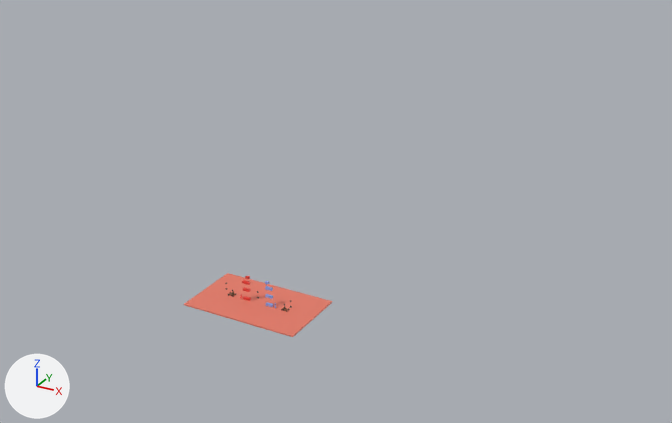
Before and after pictures for a commit that changed the Blender file blender/level2.blend.
Rendered twice from a 50 mm lens placed at (363.0, -534.0, 360.0), pointed at (-13.0, 151.0, 17.0). Lighting does not change. The marker at lower left points along +X, +Y and +Z. The older version comes first. Objects named as collision shapes, trigger or cutter boxes, shadow casters or lower levels of detail are left out.

Names of what the first picture shows: 'Plane-ColVis'.
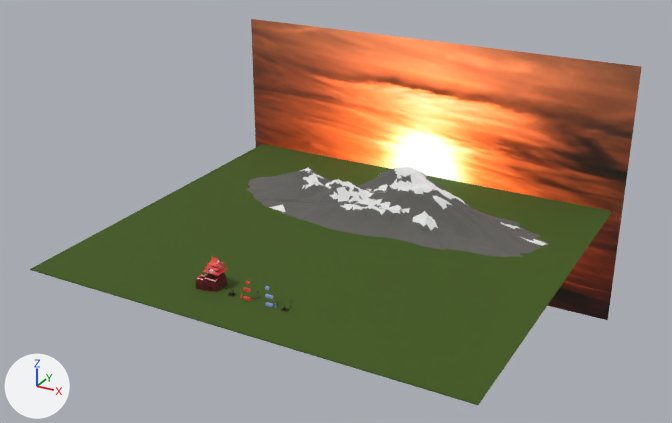
Boxes [x1, y1, x2, y2] around the edits, measured in the pictures (672 x 423 px):
'Plane-ColVis', recoloured, moved, rescaled (red to dark green, 291% wider, 303% taller)
    before: [184, 273, 332, 337]
    after: [30, 144, 612, 405]
'bg', added (orange)
    after: [251, 19, 642, 320]
'Mountain_A_0', added
    after: [246, 168, 548, 257]
'Mountain_B_0', added
    after: [269, 167, 546, 246]
'Object_4', added (dark red)
    after: [196, 272, 228, 292]
'Object_8', added
    after: [203, 256, 228, 275]
'Object_5', added
    after: [197, 259, 222, 282]

Edits to the bpy script that builds the scene:
```text
Change mat_groundcolour:
    mat_groundcolour.base_color: (0.8, 0.198, 0.137) -> (0.0511, 0.0994, 0.00799)  # red #e77b67 -> dark green #405916
Add mat_main_castle_walls:
    mat_main_castle_walls = bpy.data.materials.new('MAIN_CASTLE_WALLS')
    # uses the picture img_image_1_001
Add mat_bg:
    mat_bg = bpy.data.materials.new('bg')
    # uses the picture img_bg_jpg
Change ob_plane_colvis:
    ob_plane_colvis.location: (0.0, 0.0, 0.0) -> (0.0, 155.8, 0.0)
    ob_plane_colvis.scale: (1.0, 2.0, 1.0) -> (4.0, 13.3, 1.0)
Add ob_object_8:
    ob_object_8 = bpy.data.objects.new('Object_8', me_object_4)  # 1141 vertices, 646 faces; spans x -7.4..10.6, y -8.1..10.0, z 6.8..25.6; in mat_left_block (red #e74037)
    ob_object_8.parent = ob_castle_0
    ob_object_8.location = (-51.7, 0.0, 4.948)
Add ob_castle_0:
    ob_castle_0 = bpy.data.objects.new('CASTLE_0', None)
    ob_castle_0.parent = ob_gltf_scenerootnode
    ob_castle_0.location = (-51.7, 0.0, 4.948)
Add ob_gltf_scenerootnode:
    ob_gltf_scenerootnode = bpy.data.objects.new('GLTF_SceneRootNode', None)
    ob_gltf_scenerootnode.parent = ob_root
    ob_gltf_scenerootnode.location = (-51.7, 0.0, 4.948)
Add ob_root:
    ob_root = bpy.data.objects.new('root', None)
    ob_root.parent = ob_japanese_castle
    ob_root.location = (-51.7, 0.0, 4.948)
Add ob_japanese_castle:
    ob_japanese_castle = bpy.data.objects.new('JAPANESE CASTLE', None)
    ob_japanese_castle.location = (-46.3, 5.651, 3.79)
    ob_japanese_castle.scale = (0.864, 0.864, 0.864)
Add ob_object_5:
    ob_object_5 = bpy.data.objects.new('Object_5', me_object_1)  # 538 vertices, 360 faces; spans x -11.1..7.6, y -11.1..7.9, z 5.9..25.4
    ob_object_5.parent = ob_castle_0
    ob_object_5.location = (-51.7, 0.0, 4.948)
Add ob_object_4:
    ob_object_4 = bpy.data.objects.new('Object_4', me_object_0)  # 313 vertices, 214 faces, 1 loose edge; spans x -13.5..9.5, y -12.4..9.5, z -10.3..9.8; in mat_castle_001 (dark red #560b08)
    ob_object_4.parent = ob_castle_0
    ob_object_4.location = (-51.7, 0.0, 4.948)
Add ob_bg:
    ob_bg = bpy.data.objects.new('bg', me_bg)  # 4 vertices, 1 face; spans x -0.8..0.8, y -0.5..0.5, z 0.0
    ob_bg.location = (0.0, 314.5, 12.6)
    ob_bg.rotation_euler = (1.571, 0.0, 0.0)  # degrees (90, 0, 0)
    ob_bg.scale = (262.0, 262.0, 262.0)
Add ob_mountain_b_0:
    ob_mountain_b_0 = bpy.data.objects.new('Mountain_B_0', me_mountain_b_0_001)  # 3690 vertices, 1230 faces; spans x -0.223..0.297, y -0.246..0.245, z 0.0..0.249; in mat_material_1_001 (white #e7e7e7)
    ob_mountain_b_0.parent = ob_mountain
    ob_mountain_b_0.location = (0.0, 0.0, 0.0)
Add ob_mountain:
    ob_mountain = bpy.data.objects.new('Mountain', None)
    ob_mountain.parent = ob_rootnode
    ob_mountain.location = (140.0, 105.1, 0.0)
    ob_mountain.scale = (919.0, 919.0, 919.0)
Add ob_rootnode:
    ob_rootnode = bpy.data.objects.new('RootNode', None)
    ob_rootnode.parent = ob_a73fca67422b4366866acaeb7c839162_fbx
    ob_rootnode.location = (0.0, 0.0, 0.0)
Add ob_a73fca67422b4366866acaeb7c839162_fbx:
    ob_a73fca67422b4366866acaeb7c839162_fbx = bpy.data.objects.new('a73fca67422b4366866acaeb7c839162.fbx', None)
    ob_a73fca67422b4366866acaeb7c839162_fbx.parent = ob_sketchfab_model
    ob_a73fca67422b4366866acaeb7c839162_fbx.location = (0.0, 0.0, 0.0)
    ob_a73fca67422b4366866acaeb7c839162_fbx.rotation_euler = (1.571, 0.0, 0.0)  # degrees (90, 0, 0)
    ob_a73fca67422b4366866acaeb7c839162_fbx.scale = (0.01, 0.01, 0.01)
Add ob_sketchfab_model:
    ob_sketchfab_model = bpy.data.objects.new('Sketchfab_model', None)
    ob_sketchfab_model.location = (-63.23, 183.6, 0.0)
    ob_sketchfab_model.rotation_euler = (-1.571, 0.0, 0.0)  # degrees (-90, 0, 0)
    ob_sketchfab_model.scale = (55.9, 19.5, 19.5)
Add ob_mountain_a_0:
    ob_mountain_a_0 = bpy.data.objects.new('Mountain_A_0', me_mountain_a_0_001)  # 11721 vertices, 3907 faces; spans x -0.324..0.3, y -0.313..0.344, z -0.001..0.249; in mat_material_001 (dark grey #63625f)
    ob_mountain_a_0.parent = ob_mountain
    ob_mountain_a_0.location = (0.0, 0.0, 0.0)
```
